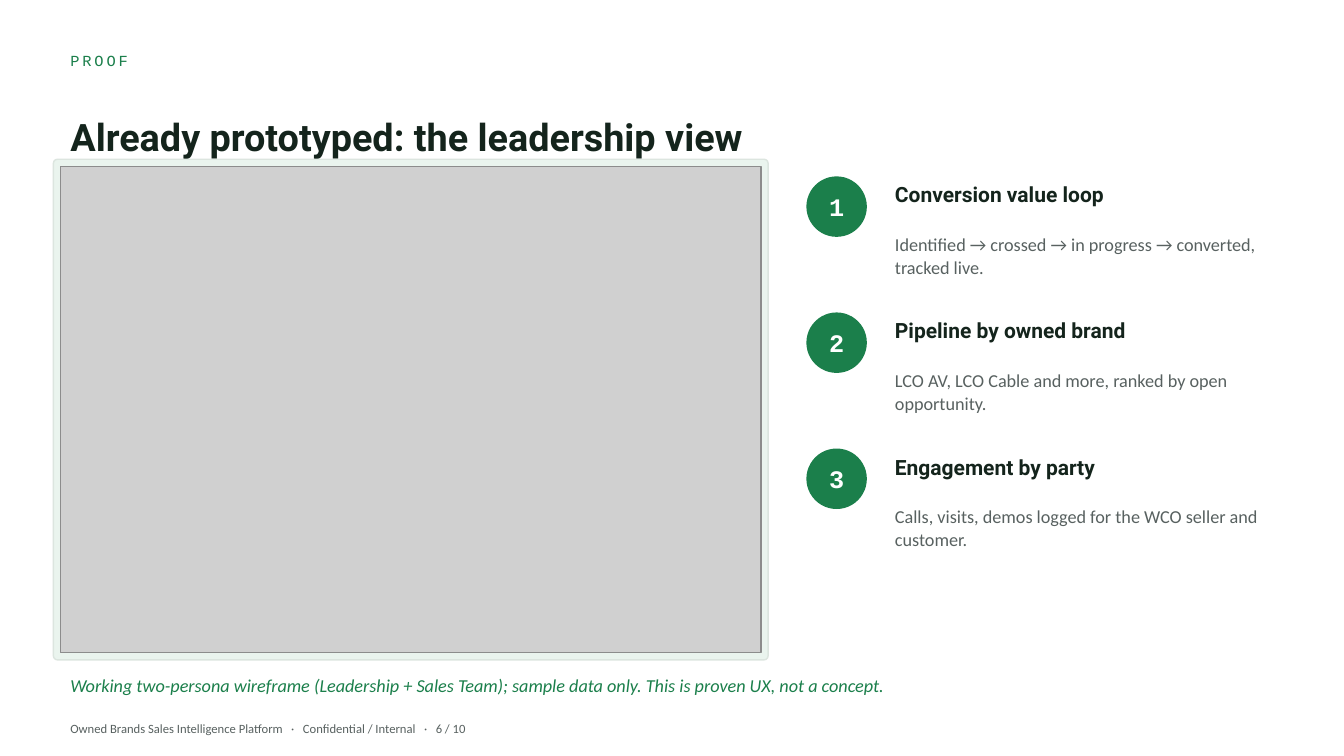
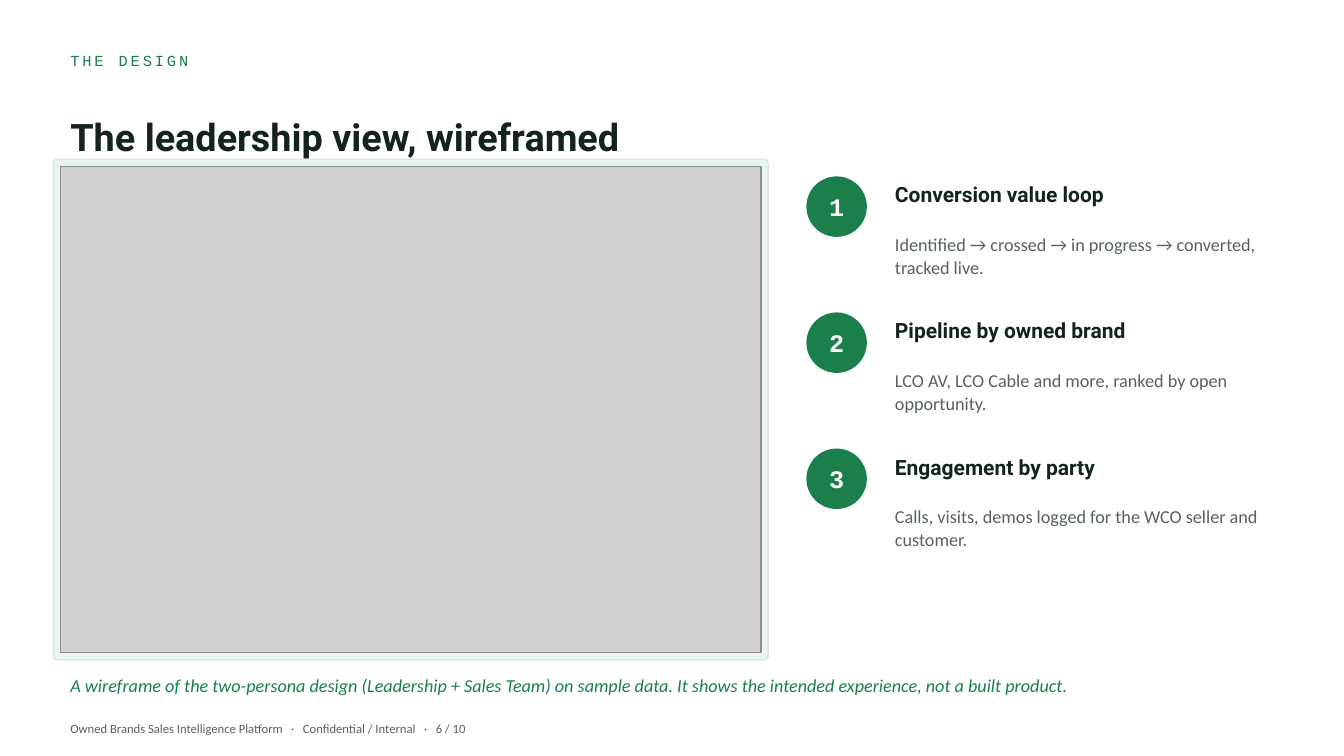
Before and after one commit to JGAVEN/OB_Dataverse, a slide deck: slide 6 of Board pitch/Owned_Brands_Board_Deck.pptx. Drawn at 1344x756 pixels with LibreOffice and Linux fonts; fonts in the diff are those of the drawing; grey boxes stand for pictures. Boxes give left, top, right and bottom in pixels: in the first picture for what was removed or moved away, otherwise in the second. Text is boxed around its words. In the diff, an @@ line names an element or a change of style, - is before the commit and + after.

```diff
--- a/Board pitch/Owned_Brands_Board_Deck.pptx
+++ b/Board pitch/Owned_Brands_Board_Deck.pptx
@@ text at [70,55,189,66]: text changed @@
-PROOF
+THE DESIGN
@@ text at [70,122,619,159]: text changed @@
-Already prototyped: the leadership view
+The leadership view, wireframed
@@ text at [70,679,1067,695]: text changed @@
-Working two-persona wireframe (Leadership + Sales Team); sample data only. This is proven UX, not a concept.
+A wireframe of the two-persona design (Leadership + Sales Team) on sample data. It shows the intended experience, not a built product.
```
Also in this commit, not shown: 6 other slides changed, 3 other files.
